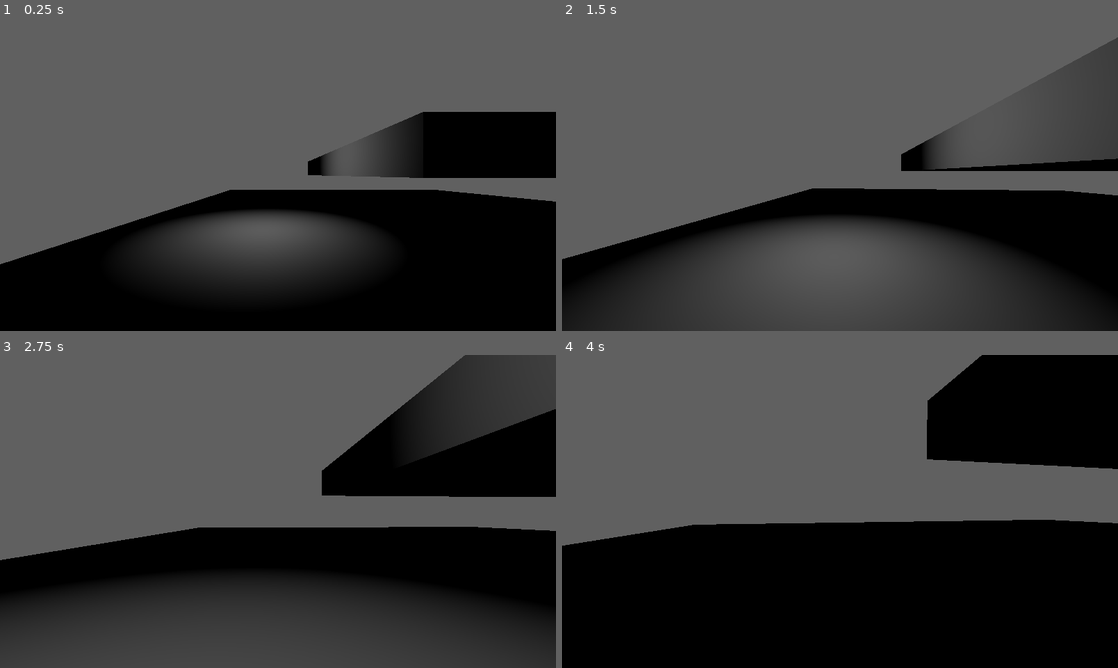
Above: before the commit, frames 1-4 (two rows, left to right).
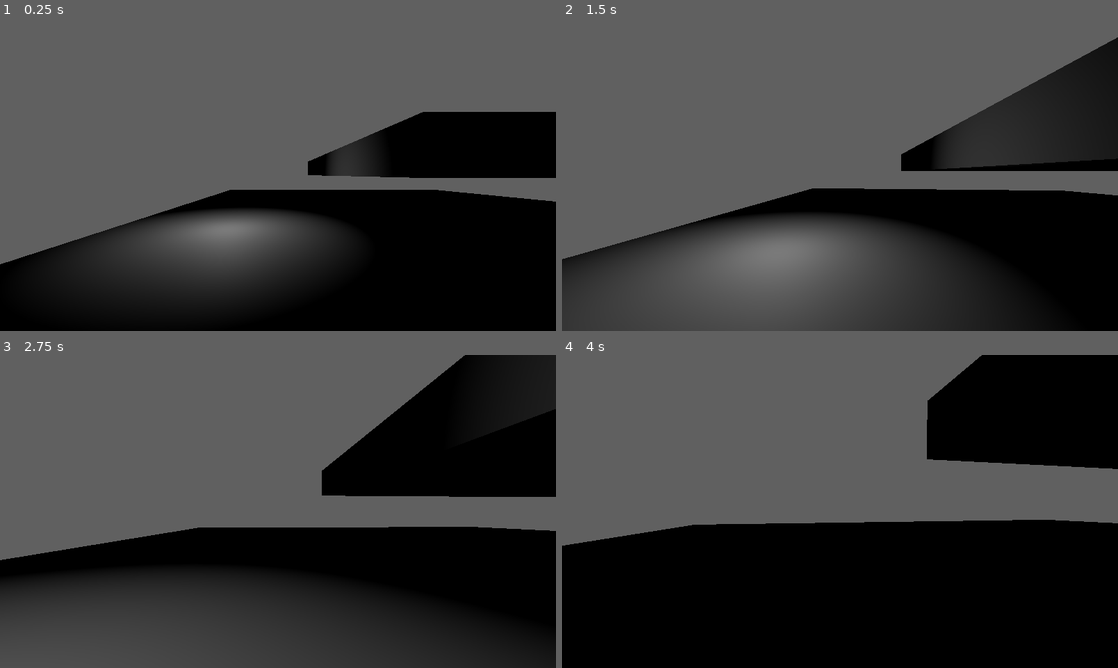
Above: after the commit, the same moments.

Repository: acnbhop/kengd
Game: Godot game, scene res://Levels/TestLevel.tscn
Two runs of this game, one before a commit and one after it. Both use one fixed random seed, a clock stepped at 60 frames per second and the inputs below. The project has no main scene, so this scene is started directly.
Inputs (mouse positions are in pixels of both pictures, inside the frame that each line leads up to):
- Up to frame 1 (0.25 s): no input
- Up to frame 2 (1.5 s): tap Enter at 0.5 s; move the mouse to (867, 174) at 0.52 s; hold Ctrl (Duck) 0.53-1.28 s; hold W (MoveForward) from 0.53 s (still down); tap Space (Jump) at 0.77 s; move the mouse to (812, 174) at 1.27 s; tap Ctrl (Duck) at 1.35 s
- Up to frame 3 (2.75 s): keep holding W (MoveForward); tap Space (Jump) at 1.52 s; move the mouse to (289, 505) at 2.02 s; hold Ctrl (Duck) from 2.03 s (still down)
- Up to frame 4 (4 s): keep holding W (MoveForward); move the mouse to (834, 517) at 2.77 s; release Ctrl (Duck) at 2.78 s; tap Ctrl (Duck) at 2.85 s; tap Space (Jump) at 3.02, 3.77 s; move the mouse to (878, 514) at 3.52 s; hold Ctrl (Duck) from 3.53 s (still down)

The runs differ from the first frame. In frame 1, 7.2% of the frame differs, in the area x 11-75%, y 31-90%; in frame 2, 21%, in the area x 0-100%, y 6-100%; in frame 3, 6.6%; in frame 4, nothing differs.

Commit message:
Enable shadows on the light

Diff:
--- a/Levels/TestLevel.tscn
+++ b/Levels/TestLevel.tscn
@@ -24,4 +24,5 @@
 [node name="Lighting" type="Node3D" parent="."]
 
 [node name="OmniLight3D" type="OmniLight3D" parent="Lighting"]
-transform = Transform3D(1, 0, 0, 0, 1, 0, 0, 0, 1, 4.563351, 3.0129066, -8.702328)
+transform = Transform3D(1, 0, 0, 0, 1, 0, 0, 0, 1, 3.371036, 2.0509157, -8.702328)
+shadow_enabled = true
